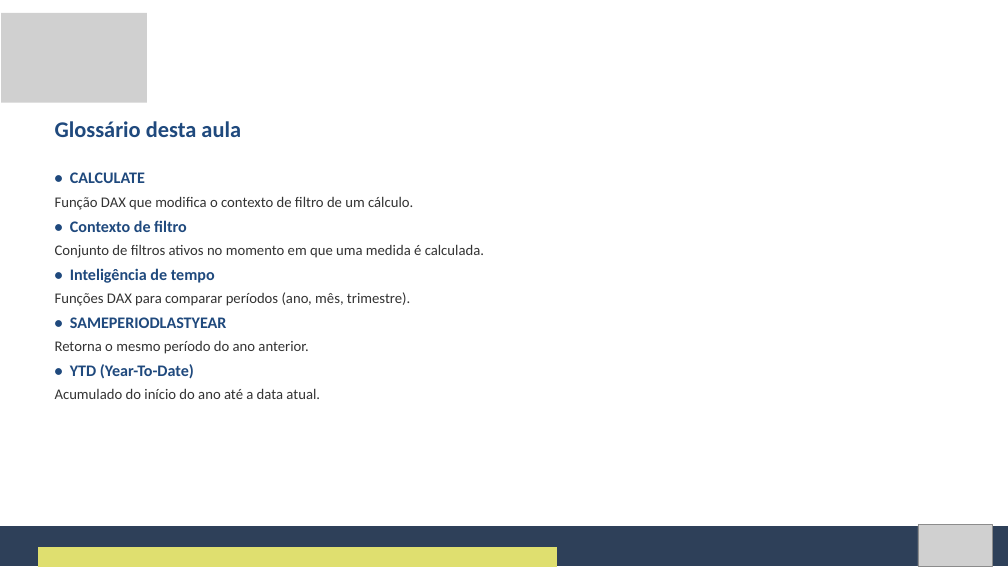
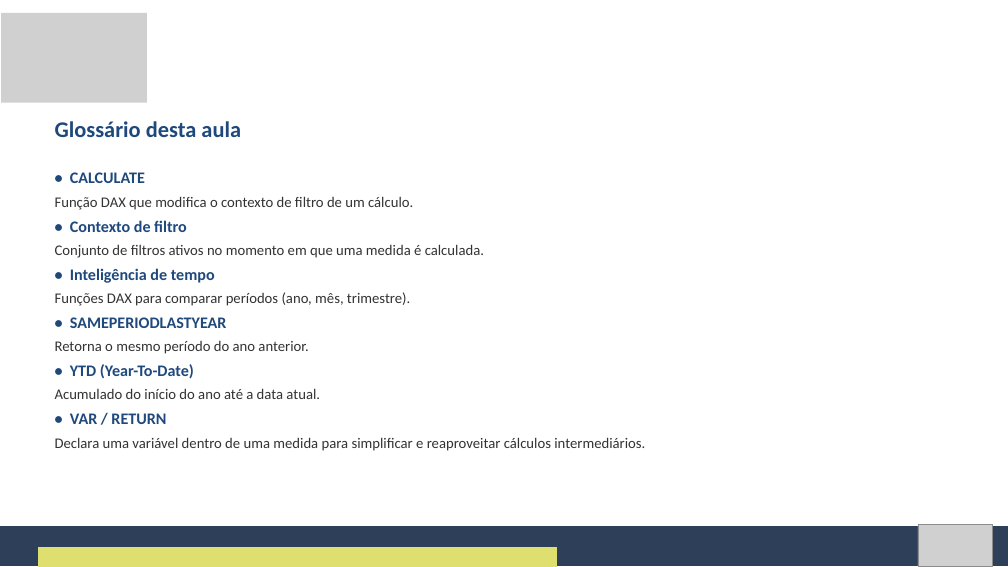
Before and after one commit to Natan20/Curso-PowerBI-Desktop-Material, a slide deck: slide 12 of Aula 07 - 17-09-2026/Aula 7 - Slides.pptx (slide 11 before the commit). Drawn at 1008x567 pixels with LibreOffice and Linux fonts; fonts in the diff are those of the drawing; grey boxes stand for pictures. Boxes give left, top, right and bottom in pixels: in the first picture for what was removed or moved away, otherwise in the second. Text is boxed around its words. In the diff, an @@ line names an element or a change of style, - is before the commit and + after.

```diff
--- a/Aula 07 - 17-09-2026/Aula 7 - Slides.pptx
+++ b/Aula 07 - 17-09-2026/Aula 7 - Slides.pptx
@@ text at <box>55,413,645,451</box>: paragraphs added @@
+• VAR / RETURN
+Declara uma variável dentro de uma medida para simplificar e reaproveitar cálculos intermediários.
```
Also in this commit, not shown: 3 other slides changed, 1 slide added, 4 other files.
